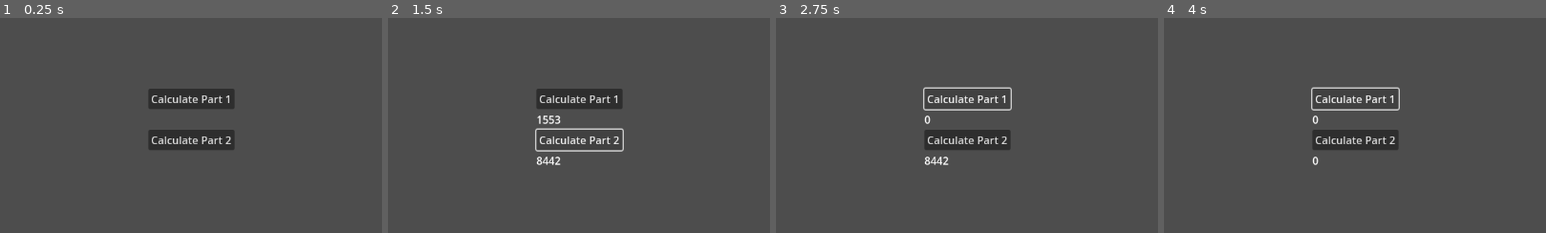
Above: before the commit, frames 1-4 (left to right).
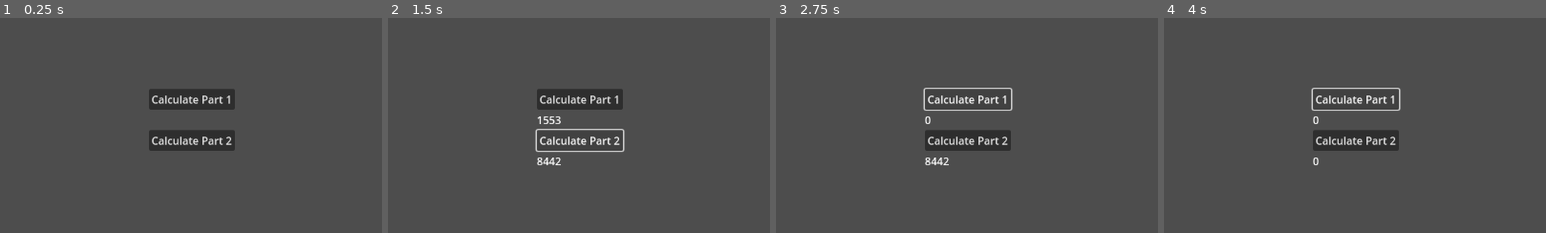
Above: after the commit, the same moments.

Repository: ehj37/Advent-of-Code-2025
Game: Godot game, scene res://day4/day4.tscn
The game is run twice, just before and just after one commit, with the same random seed, the same clock (stepped at 60 frames per second) and the same inputs.
Inputs:
- Up to frame 1 (0.25 s): no input
- Up to frame 2 (1.5 s): click "Calculate Part 1" at 0.5 s; click "Calculate Part 2" at 1.25 s
- Up to frame 3 (2.75 s): click "Calculate Part 1" at 2 s
- Up to frame 4 (4 s): click "Calculate Part 2" at 2.75 s; click "Calculate Part 1" at 3.5 s
The pictures show only the part of the screen within x 25-75%, y 24-74%; the shares and areas given below are measured in that part.
In our replay, the window is 799x449 before the commit and 800x450 after it. These sizes can differ from the game's own. Grey fills any space a smaller window leaves; there, only what the larger window draws over its background counts as a difference.

The runs differ from the first frame. In frame 1, 0.8% of the frame differs, in the area x 39-61%, y 36-60%; in frame 2, 1.5%, in the area x 38-62%, y 36-69%; in frame 3, 1.3%; in frame 4, 1.2%.

Commit message:
Add extremely slow day 4 part 2 visualization

Diff:
--- /dev/null
+++ b/advent-of-code-2025/day4/visualization/day4_visualization.gd
@@ -0,0 +1,192 @@
+extends Control
+
+
+class Grid:
+	var rows: Array
+
+	func _init(rs):
+		rows = rs
+
+	func num_rows() -> int:
+		return rows.size()
+
+	func row_length() -> int:
+		return rows[0].size()
+
+
+class Cell:
+	enum Direction { U, UR, R, DR, D, DL, L, UL }
+	enum Value { PAPER, EMPTY, INVALID }
+
+	var grid: Grid
+	var x: int
+	var y: int
+	var value: Value
+
+	func _init(g, new_x, new_y, v):
+		grid = g
+		x = new_x
+		y = new_y
+		value = v
+
+	func get_value_in_dir(dir: Direction) -> Value:
+		var value_x: int
+		var value_y: int
+		match dir:
+			Direction.U:
+				value_x = x
+				value_y = y - 1
+			Direction.UR:
+				value_x = x + 1
+				value_y = y - 1
+			Direction.R:
+				value_x = x + 1
+				value_y = y
+			Direction.DR:
+				value_x = x + 1
+				value_y = y + 1
+			Direction.D:
+				value_x = x
+				value_y = y + 1
+			Direction.DL:
+				value_x = x - 1
+				value_y = y + 1
+			Direction.L:
+				value_x = x - 1
+				value_y = y
+			Direction.UL:
+				value_x = x - 1
+				value_y = y - 1
+
+		var invalid_x = value_x < 0 || value_x >= grid.row_length()
+		var invalid_y = value_y < 0 || value_y >= grid.num_rows()
+		if invalid_x || invalid_y:
+			return Value.INVALID
+
+		return grid.rows[value_y][value_x].value
+
+
+const PAPER_COLOR := Color("779FA1")
+const EMPTY_COLOR := Color("#88498F")
+const HIGHLIGHT_COLOR := Color("FF6542")
+
+const CELL_VALUE_TO_COLOR := {
+	Cell.Value.PAPER: PAPER_COLOR,
+	Cell.Value.EMPTY: EMPTY_COLOR
+}
+
+var _grid: Grid
+var _visualization_rows: Array
+var _attempt_to_remove := false
+var _paper_removed_in_current_iteration := false
+var _current_cell: Cell
+
+
+@onready var rows_container: VBoxContainer = $RowsContainer
+@onready var button: Button = $Button
+
+
+func _parse_input() -> void:
+	_grid = Grid.new([])
+
+	var file = FileAccess.open("res://day4/input.txt", FileAccess.READ)
+	#var file = FileAccess.open("res://day4/example_1.txt", FileAccess.READ)
+	var line_num = 0
+	var rows = []
+	while !file.eof_reached():
+		var line = file.get_line()
+		if line.is_empty():
+			continue
+
+		var row: Array[Cell] = []
+		var split_line = line.split("")
+		for i in range(split_line.size()):
+			var c = split_line[i]
+			match c:
+				"@":
+					row.append(Cell.new(_grid, i, line_num, Cell.Value.PAPER))
+				".":
+					row.append(Cell.new(_grid, i, line_num, Cell.Value.EMPTY))
+
+		_grid.rows.append(row)
+		line_num += 1
+
+	var visualization_row_containers = rows_container.get_children()
+	for visualization_row_container in visualization_row_containers:
+		_visualization_rows.append(visualization_row_container.get_children())
+
+
+func _process(_delta):
+	if !_attempt_to_remove:
+		return
+
+	_single_step()
+
+
+func _ready():
+	_parse_input()
+
+	for row: Array[Cell] in _grid.rows:
+		var row_container = HBoxContainer.new()
+		row_container.custom_minimum_size.y = 3
+		row_container.add_theme_constant_override("separation", 1)
+		for cell in row:
+			var cell_color: Color
+			match cell.value:
+				Cell.Value.PAPER:
+					cell_color = PAPER_COLOR
+				Cell.Value.EMPTY:
+					cell_color = EMPTY_COLOR
+			var cell_color_rect = ColorRect.new()
+			cell_color_rect.color = cell_color
+			cell_color_rect.custom_minimum_size.x = 4
+
+			row_container.add_child(cell_color_rect)
+		rows_container.add_child(row_container)
+
+
+func _single_step() -> void:
+	if _current_cell == null:
+		_current_cell = _grid.rows[0][0]
+
+	var visualization_cell: ColorRect = _get_visualization_cell(_current_cell)
+	visualization_cell.color = HIGHLIGHT_COLOR
+
+	if _current_cell.value == Cell.Value.PAPER:
+		var paper_count = 0
+		for dir in Cell.Direction.values():
+			if _current_cell.get_value_in_dir(dir) == Cell.Value.PAPER:
+				paper_count += 1
+		if paper_count < 4:
+			_current_cell.value = Cell.Value.EMPTY
+			visualization_cell.color = EMPTY_COLOR
+			_paper_removed_in_current_iteration = true
+
+	var updated_visualization_color = CELL_VALUE_TO_COLOR[_current_cell.value]
+	get_tree().create_timer(0.05).timeout.connect(func(): visualization_cell.color = updated_visualization_color)
+
+	if _current_cell.x < _grid.row_length() - 1:
+		_current_cell = _grid.rows[_current_cell.y][_current_cell.x + 1]
+		return
+
+	if _current_cell.y < _grid.num_rows() - 1:
+		_current_cell = _grid.rows[_current_cell.y + 1][0]
+		return
+
+	if !_paper_removed_in_current_iteration:
+		_attempt_to_remove = false
+	else:
+		_current_cell = _grid.cells[0][0]
+
+
+func _get_visualization_cell(cell: Cell) -> ColorRect:
+	var visualization_row_containers = rows_container.get_children()
+	var relevant_row_container = visualization_row_containers[cell.y]
+	return relevant_row_container.get_children()[cell.x]
+
+
+func _on_button_pressed():
+	Input.mouse_mode = Input.MOUSE_MODE_HIDDEN
+	_attempt_to_remove = true
+	button.disabled = true
+	button.visible = false
--- /dev/null
+++ b/advent-of-code-2025/day4/visualization/day4_visualization.tscn
@@ -0,0 +1,46 @@
+[gd_scene load_steps=2 format=3 uid="uid://bninnv765w3qi"]
+
+[ext_resource type="Script" uid="uid://bxdpgxu5e8r4y" path="res://day4/visualization/day4_visualization.gd" id="1_eew0n"]
+
+[node name="Day4Visualization" type="Control"]
+layout_mode = 3
+anchors_preset = 15
+anchor_right = 1.0
+anchor_bottom = 1.0
+grow_horizontal = 2
+grow_vertical = 2
+script = ExtResource("1_eew0n")
+
+[node name="ColorRect" type="ColorRect" parent="."]
+layout_mode = 1
+anchors_preset = 15
+anchor_right = 1.0
+anchor_bottom = 1.0
+grow_horizontal = 2
+grow_vertical = 2
+color = Color(0.3372549, 0.25490198, 0.32941177, 1)
+
+[node name="RowsContainer" type="VBoxContainer" parent="."]
+layout_mode = 1
+anchors_preset = 8
+anchor_left = 0.5
+anchor_top = 0.5
+anchor_right = 0.5
+anchor_bottom = 0.5
+offset_left = -20.0
+offset_top = -20.0
+offset_right = 20.0
+offset_bottom = 20.0
+grow_horizontal = 2
+grow_vertical = 2
+theme_override_constants/separation = 1
+
+[node name="Button" type="Button" parent="."]
+layout_mode = 0
+offset_left = 30.0
+offset_top = 33.0
+offset_right = 117.0
+offset_bottom = 64.0
+text = "Let’s do it!"
+
+[connection signal="pressed" from="Button" to="." method="_on_button_pressed"]
--- a/advent-of-code-2025/project.godot
+++ b/advent-of-code-2025/project.godot
@@ -14,3 +14,8 @@
 run/main_scene="uid://d2xld25y2e51x"
 config/features=PackedStringArray("4.5", "Forward Plus")
 config/icon="res://icon.svg"
+
+[display]
+
+window/stretch/mode="viewport"
+window/stretch/scale_mode="integer"
Not shown, added: advent-of-code-2025/day4/visualization/day4_visualization.gd.uid
